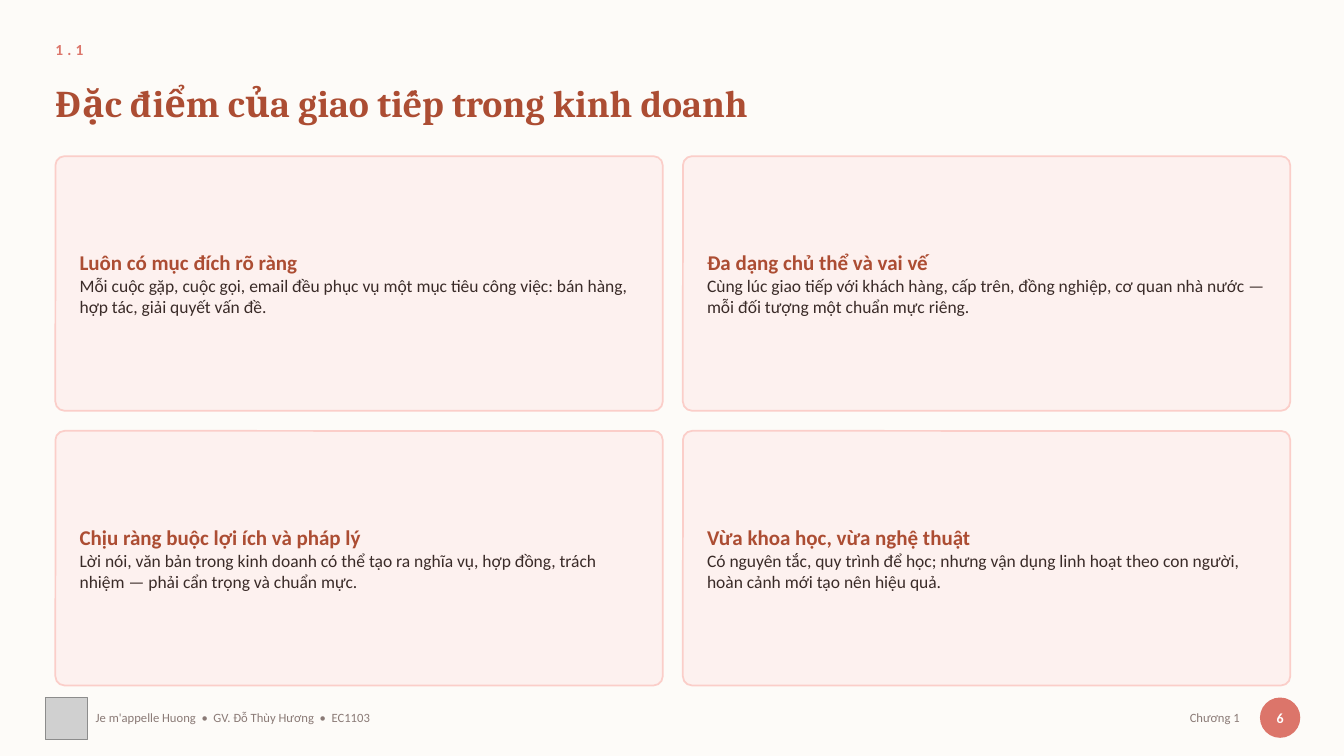
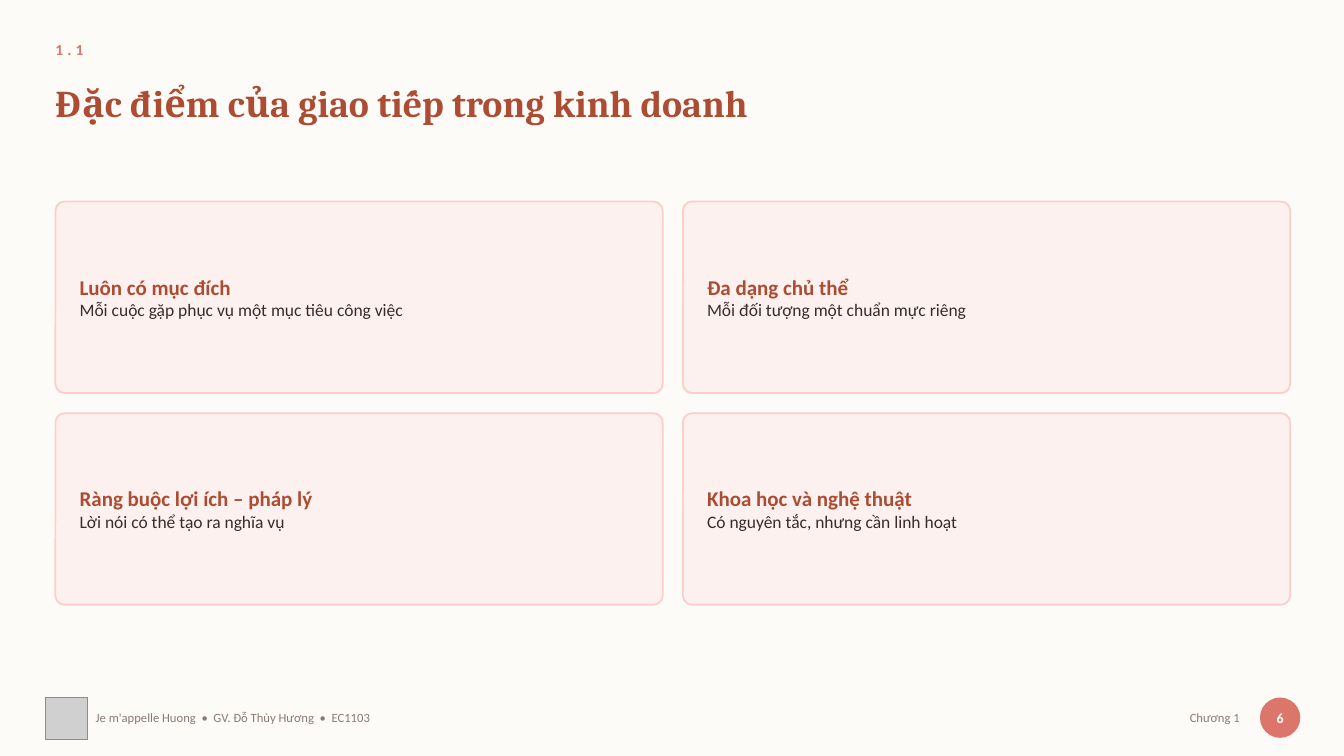
Before and after one commit to thuyhuongctu/ComDraft, a slide deck: slide 7 of slides/01-tong-quan-giao-tiep.pptx. Drawn at 1344x756 pixels with LibreOffice and Linux fonts; fonts in the diff are those of the drawing; grey boxes stand for pictures. Boxes give left, top, right and bottom in pixels: in the first picture for what was removed or moved away, otherwise in the second. Text is boxed around its words. In the diff, an @@ line names an element or a change of style, - is before the commit and + after.

Commit message:
Chương 1: bớt chữ trên slide, thêm sơ đồ, và vẽ lại logo ComDraft
Slide bài giảng trong ứng dụng quá dày chữ: cả tám bộ trung bình 103 từ mỗi
slide, 90 trên 131 slide vượt 80 từ, mà chỉ 19 slide có hình minh họa thật —
số "ảnh" còn lại chỉ là con dấu nhỏ ở chân trang. Sinh viên phần lớn xem bằng
điện thoại, chữ ấy còn nhỏ nữa.

Làm thử Chương 1 trước. Chữ trên slide từ 113 xuống 76 từ mỗi slide, trung vị
125 xuống 71; toàn bộ phần cắt đi chuyển xuống ghi chú giảng bài nên lời giảng
không mất, ghi chú từ 1.271 lên 2.385 từ. Mười sáu khoá ghi chú vẫn khớp đúng
slide, không khoá nào đứt.

Hai slide trống nhất nay thành sơ đồ, vẽ bằng mã như tám hình sẵn có: bốn cặp
hình thức giao tiếp thành bốn trục có hai đầu, và năm yếu tố ảnh hưởng vây
quanh một tâm. Chương 1 nay có 4 slide mang hình thật thay vì 2.

Hai chỗ sửa trong dây chuyền dựng, có lợi cho mọi hình về sau:
• Chiều cao hình nay lấy theo số đo thật của nội dung trong trình duyệt, không
  khai ước chừng nữa — khai thừa thì ảnh chụp ra kèm một mảng trắng lớn.
• add_images.py đặt hình vào giữa vùng thân slide theo chiều dọc. Hình bẹt hơn
  khung slide thì co theo bề rộng, dán sát mép trên sẽ để hụt một mảng ở đáy.

Logo ComDraft vẽ lại bằng mã trong scripts/ve_logo.py theo mẫu 3D của tác giả:
hai chữ C và D lồng nhau kiểu đất sét. Sinh hai bản vì một bản không dùng được
cho cả hai chỗ — dấu gọn cho đầu trang và favicon, bản đầy đủ có đốm trang trí
và chữ ComDraft cho slide và bìa. Màu chữ D phải hạ tông hai lần: kem trên nền
kem của ứng dụng gần như mất hút ở cỡ 46 px.

Thêm bộ nhận diện của tác giả vào assets/thuong-hieu/ — hai tệp logo mà trình
sinh deck vẫn cần nhưng repo này trước nay không có, nên ComDraft chưa tự dựng
lại deck được như README nói.

Đã xuất lại 19 ảnh Chương 1 cho trình xem trong ứng dụng, nâng PHIEN_BAN lên
v15 để máy sinh viên không dùng bản cũ trong bộ nhớ đệm. Bộ kiểm tra 24/24. Đã
chụp lại giao diện ở nền sáng, nền tối và màn 390 px.

```diff
--- a/slides/01-tong-quan-giao-tiep.pptx
+++ b/slides/01-tong-quan-giao-tiep.pptx
@@ rounded rectangle: place and size @@
-rounded rectangle at [55, 156, 663, 410]
+rounded rectangle at [55, 202, 663, 393]
@@ rounded rectangle: place and size @@
-rounded rectangle at [684, 156, 1292, 410]
+rounded rectangle at [684, 202, 1292, 393]
@@ text at [80, 280, 403, 319]: text changed @@
-Luôn có mục đích rõ ràng
-Mỗi cuộc gặp, cuộc gọi, email đều phục vụ một mục tiêu công việc: bán hàng, hợp tác, giải quyết vấn đề.
+Luôn có mục đích
+Mỗi cuộc gặp phục vụ một mục tiêu công việc
@@ text at [707, 278, 966, 319]: text changed @@
-Đa dạng chủ thể và vai vế
-Cùng lúc giao tiếp với khách hàng, cấp trên, đồng nghiệp, cơ quan nhà nước — mỗi đối tượng một chuẩn mực riêng.
+Đa dạng chủ thể
+Mỗi đối tượng một chuẩn mực riêng
@@ rounded rectangle: place and size @@
-rounded rectangle at [55, 432, 663, 686]
+rounded rectangle at [55, 413, 663, 605]
@@ proportions changed in 4 elements at [55, 202, 663, 393], [684, 202, 1292, 393], [55, 413, 663, 605], [684, 413, 1292, 605] @@
@@ rounded rectangle: place and size @@
-rounded rectangle at [684, 432, 1292, 686]
+rounded rectangle at [684, 413, 1292, 605]
@@ text at [80, 491, 312, 531]: text changed @@
-Chịu ràng buộc lợi ích và pháp lý
-Lời nói, văn bản trong kinh doanh có thể tạo ra nghĩa vụ, hợp đồng, trách nhiệm — phải cẩn trọng và chuẩn mực.
+Ràng buộc lợi ích – pháp lý
+Lời nói có thể tạo ra nghĩa vụ
@@ text at [707, 491, 957, 531]: text changed @@
-Vừa khoa học, vừa nghệ thuật
-Có nguyên tắc, quy trình để học; nhưng vận dụng linh hoạt theo con người, hoàn cảnh mới tạo nên hiệu quả.
+Khoa học và nghệ thuật
+Có nguyên tắc, nhưng cần linh hoạt
```
Also in this commit, not shown: 9 other slides changed, 26 other files.
